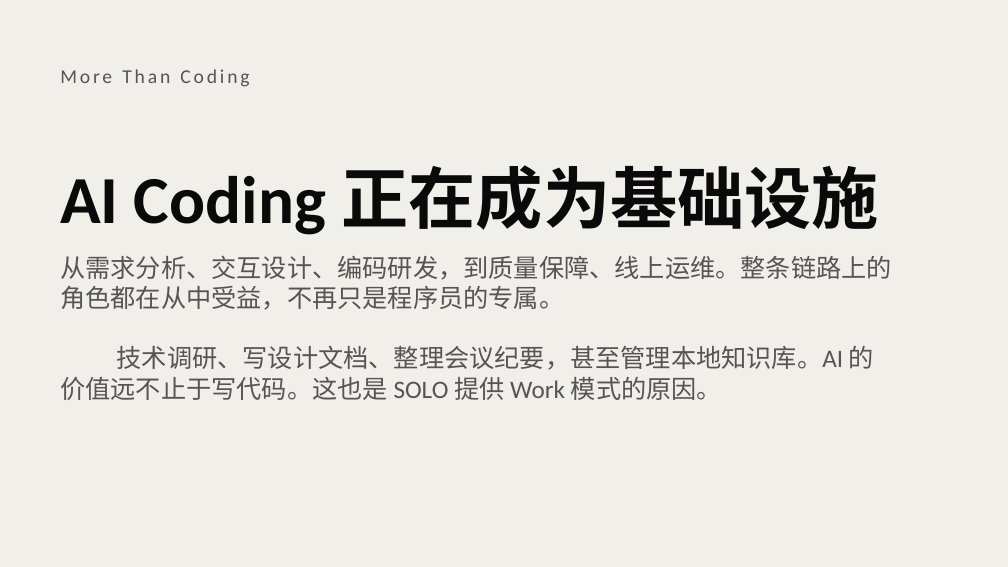
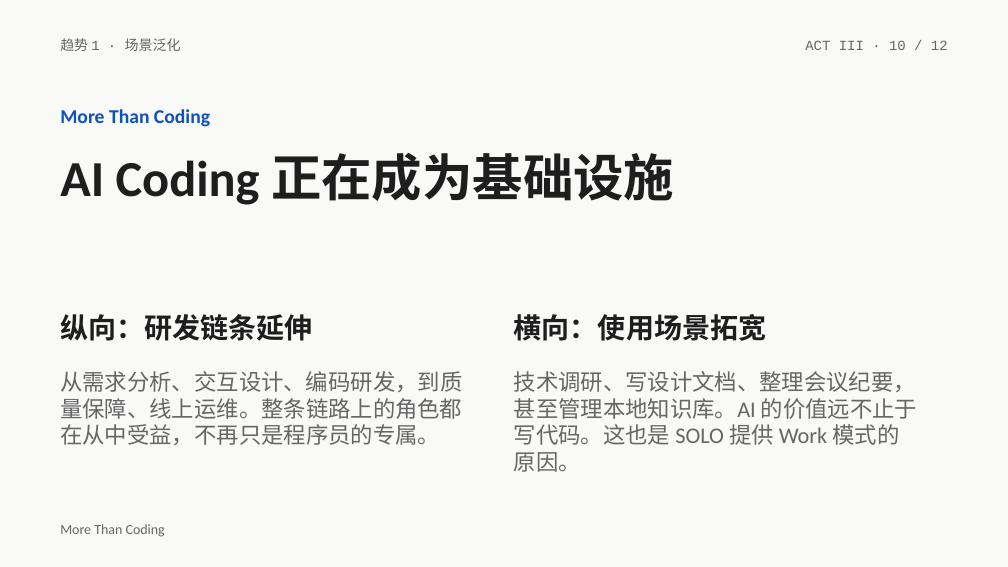
Before and after one commit to atian25/ppt-test, a slide deck: slide 10 of SOLO-0408-直播/ppt/SOLO_0418_直播.pptx. Drawn at 1008x567 pixels with LibreOffice and Linux fonts; fonts in the diff are those of the drawing. Boxes give left, top, right and bottom in pixels: in the first picture for what was removed or moved away, otherwise in the second. Text is boxed around its words. In the diff, an @@ line names an element or a change of style, - is before the commit and + after.

```diff
--- a/SOLO-0408-直播/ppt/SOLO_0418_直播.pptx
+++ b/SOLO-0408-直播/ppt/SOLO_0418_直播.pptx
@@ background #F1EFEA to #F9F9F7 @@
@@ text added at box(60, 38, 181, 51), 10 pt, text #666666 @@
+趋势 1 · 场景泛化
@@ text added at box(805, 40, 948, 50), 10 pt, text #666666 @@
+ACT III · 10 / 12
@@ text "More Than Coding": place and size @@
-text "More Than Coding" at box(60, 69, 249, 87)
+text "More Than Coding" at box(60, 109, 210, 127)
@@ text "More Than Coding" at box(60, 109, 210, 127): text colour #555555 to #0F52BA, letter spacing 2 to 0 pt, bold on @@
@@ text "AI Coding 正在成为基础设施": place and size @@
-text "AI Coding 正在成为基础设施" at box(60, 165, 878, 235)
+text "AI Coding 正在成为基础设施" at box(60, 153, 674, 205)
@@ text "AI Coding 正在成为基础设施" at box(60, 153, 674, 205): size 48 to 36 pt, text colour #0A0A0B to #1E1E1E; vertical alignment middle to top @@
@@ text at box(60, 256, 892, 310): paragraph removed @@
-从需求分析、交互设计、编码研发，到质量保障、线上运维。整条链路上的角色都在从中受益，不再只是程序员的专属。
@@ text added at box(60, 314, 312, 341), 20 pt, text #1E1E1E, bold @@
+纵向：研发链条延伸
@@ text added at box(514, 314, 766, 341), 20 pt, text #1E1E1E, bold @@
+横向：使用场景拓宽
@@ text added at box(60, 371, 462, 445), 16 pt, text #666666 @@
+从需求分析、交互设计、编码研发，到质量保障、线上运维。整条链路上的角色都在从中受益，不再只是程序员的专属。
@@ text "技术调研、写设计文档、整理会议纪要，甚至管理本地知识库。AI 的价值远不止于写代码。这也是 SOLO 提供 Work ...": place and size @@
-text "技术调研、写设计文档、整理会议纪要，甚至管理本地知识库。AI 的价值远不止于写代码。这也是 SOLO 提供 Work ..." at box(60, 256, 892, 400)
+text "技术调研、写设计文档、整理会议纪要，甚至管理本地知识库。AI 的价值远不止于写代码。这也是 SOLO 提供 Work ..." at box(514, 371, 917, 472)
@@ text "技术调研、写设计文档、整理会议纪要，甚至管理本地知识库。AI 的价值远不止于写代码。这也是 SOLO 提供 Work ..." at box(514, 371, 917, 472): size 18 to 16 pt, text colour #555555 to #666666; vertical alignment middle to top @@
@@ text added at box(60, 524, 165, 537), 10 pt, text #666666 @@
+More Than Coding
```
Also in this commit, not shown: 11 other slides changed, 1 other file.
